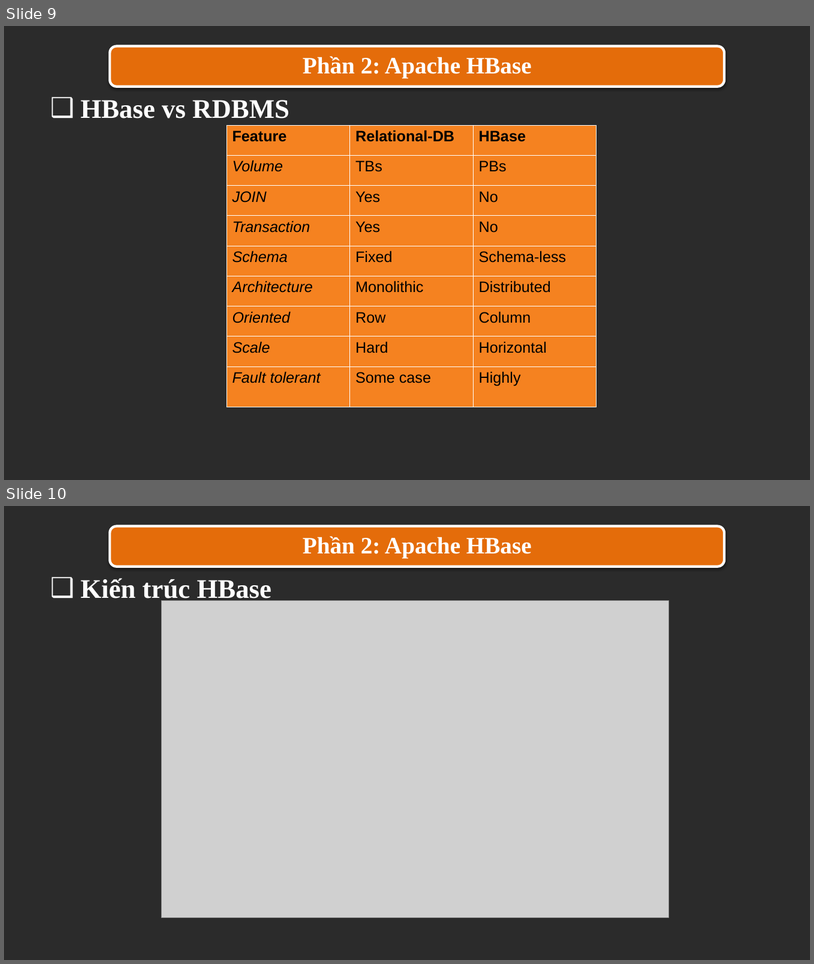
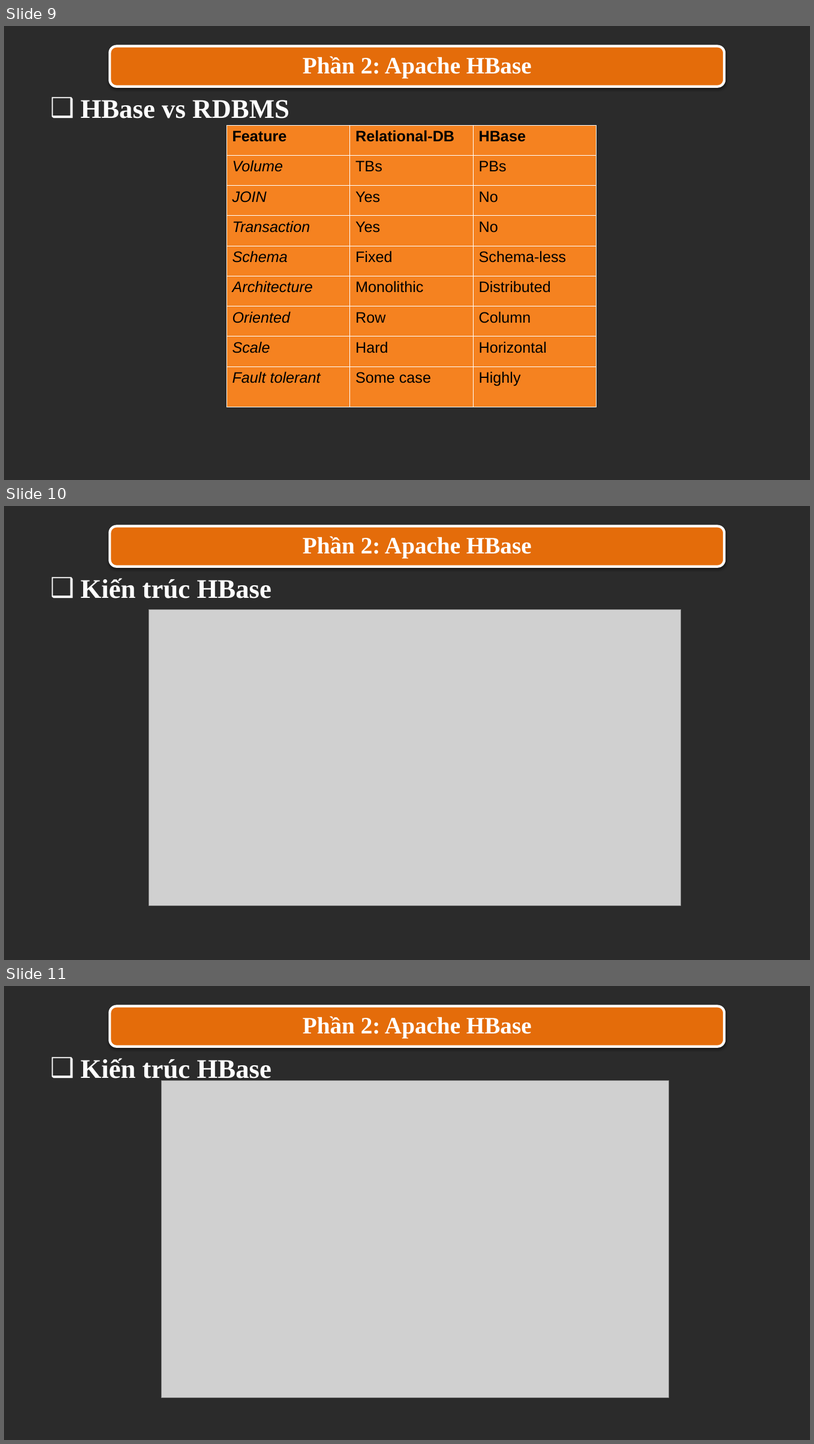
Before and after one commit to trandinhlam/document, a slide deck: CSDLNangCao/final/5. File Thuyet Trinh/N14_R_HBase_20210311.pptx. Shown one above the other, each under a label of ours: slides 9 and 10 before the commit, slides 9, 10 and 11 after it. The pictures are 814x964 and 814x1444 pixels, drawn with LibreOffice and Linux fonts; fonts in the diff are those of the drawing; grey boxes stand for pictures; background and template pictures are left out; a plain dark background stands for a picture behind light text. Boxes give left, top, right and bottom in pixels: in the first picture for what was removed or moved away, otherwise in the second. Text is boxed around its words. In the diff, an @@ line names an element or a change of style, - is before the commit and + after.

Commit message:
update

```diff
--- a/CSDLNangCao/final/5. File Thuyet Trinh/N14_R_HBase_20210311.pptx
+++ b/CSDLNangCao/final/5. File Thuyet Trinh/N14_R_HBase_20210311.pptx
@@ slide 10 added at box(4, 506, 810, 960), background picture (left out) @@
@@ rounded rectangle added at box(110, 526, 725, 567), fill #E46C0A, outline #FFFFFF 3 pt @@
@@ text added at box(303, 536, 532, 558), 28 pt, text #FFFFFF, bold @@
+Phần 2: Apache HBase
@@ text added at box(81, 578, 272, 598), 32 pt, text #FFFFFF, bold @@
+❑ Kiến trúc HBase
@@ picture added at box(149, 609, 681, 905) @@
@@ what was slide 10 is now slide 11 @@
```
